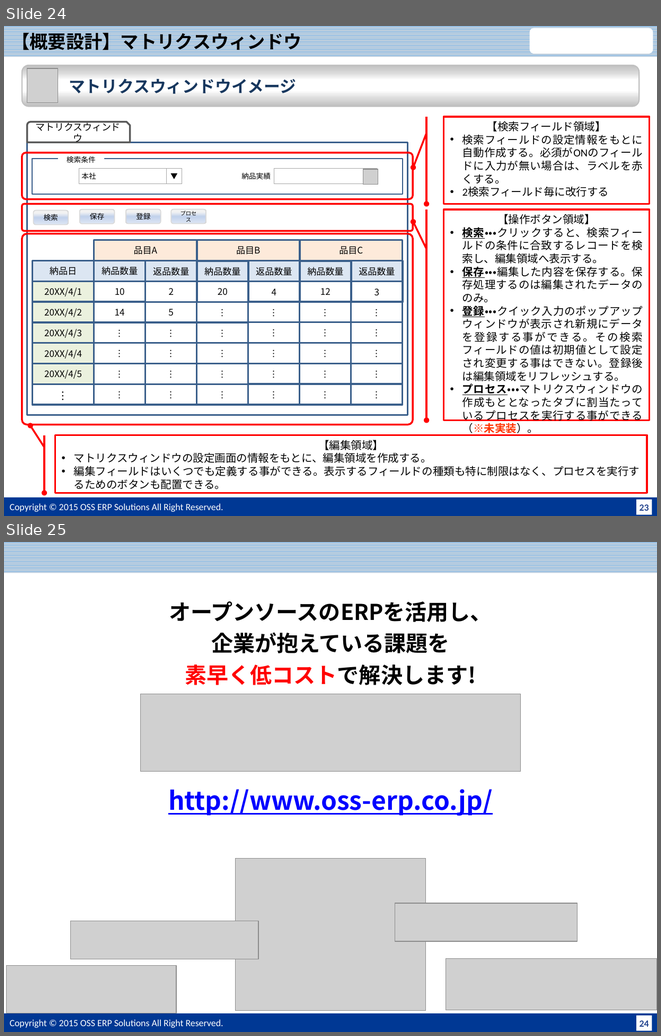
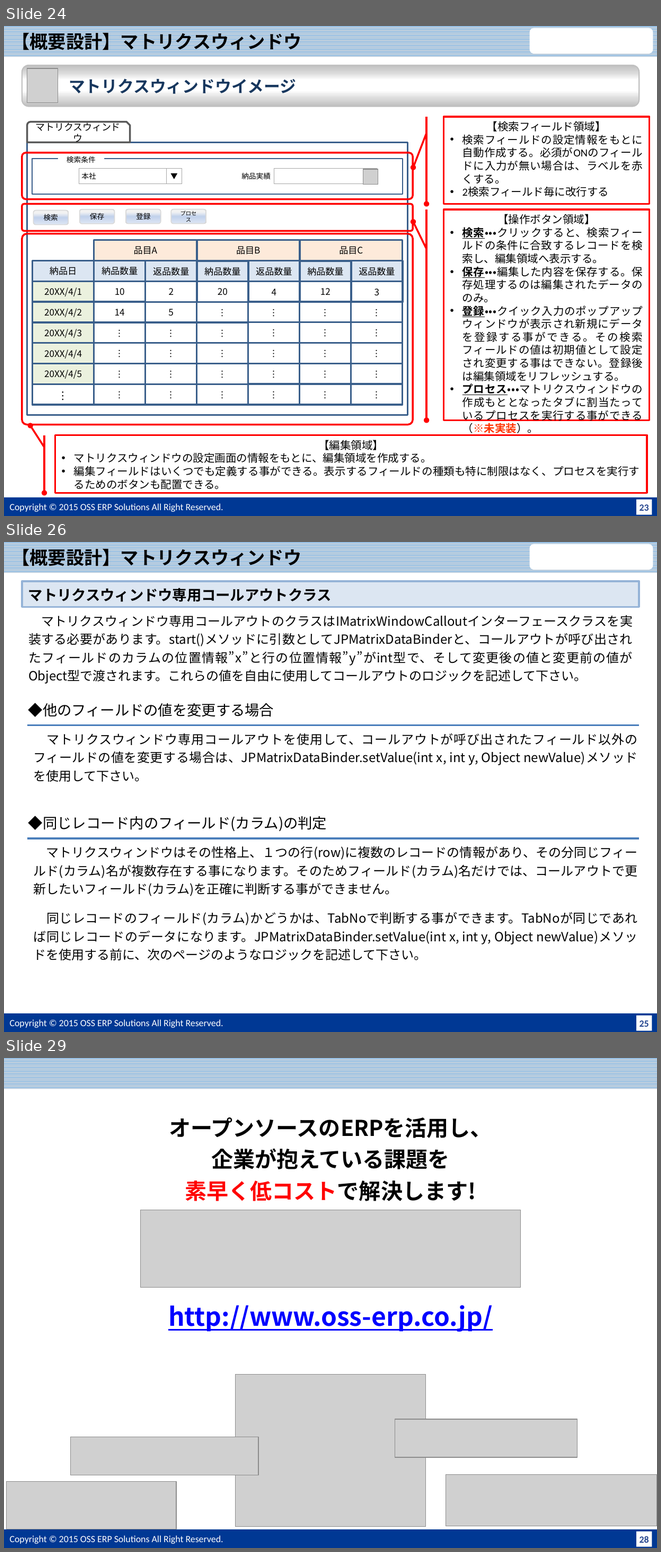
Before and after one commit to JPiere/jpiere.plugin.webui.matrixwindow, a slide deck: Doc/JPIERE-0098_MatrixWindow.pptx. Shown one above the other, each under a label of ours: slides 24 and 25 before the commit, slides 24, 26 and 29 after it; the slides between them are not shown. The pictures are 661x1036 and 661x1552 pixels, drawn with LibreOffice and Linux fonts; fonts in the diff are those of the drawing; grey boxes stand for pictures; background and template pictures are left out. Boxes give left, top, right and bottom in pixels: in the first picture for what was removed or moved away, otherwise in the second. Text is boxed around its words. In the diff, an @@ line names an element or a change of style, - is before the commit and + after.

```diff
--- a/Doc/JPIERE-0098_MatrixWindow.pptx
+++ b/Doc/JPIERE-0098_MatrixWindow.pptx
@@ slide 26 added at <box>4,542,657,1032</box>, background #FFFFFF; not listed: 5 template elements that a slide beside it also shows @@
@@ title added at <box>11,547,301,569</box>, 20 pt, text #000000, bold @@
+【概要設計】マトリクスウィンドウ
@@ rectangle added at <box>22,581,639,607</box>, fill #DCE6F2, outline #95B3D7 2 pt, 16 pt, text #000000, bold @@
+マトリクスウィンドウ専用コールアウトクラス
@@ text added at <box>28,615,633,684</box>, 14 pt, text #000000 @@
+マトリクスウィンドウ専用コールアウトのクラスはIMatrixWindowCalloutインターフェースクラスを実装する必要があります。start()メソッドに引数としてJPMatrixDataBinderと、コールアウトが呼び出されたフィールドのカラムの位置情報”x”と行の位置情報”y”がint型で、そして変更後の値と変更前の値がObject型で渡されます。これらの値を自由に使用してコールアウトのロジックを記述して下さい。
@@ text added at <box>28,703,274,717</box>, 16 pt, text #000000 @@
+◆他のフィールドの値を変更する場合
@@ line added from (27, 725) to (639, 725), #4B7EBC 2 pt @@
@@ text added at <box>34,733,637,782</box>, 14 pt, text #000000 @@
+マトリクスウィンドウ専用コールアウトを使用して、コールアウトが呼び出されたフィールド以外のフィールドの値を変更する場合は、JPMatrixDataBinder.setValue(int x, int y, Object newValue)メソッドを使用して下さい。
@@ text added at <box>28,815,327,831</box>, 16 pt, text #000000 @@
+◆同じレコード内のフィールド(カラム)の判定
@@ line added from (27, 838) to (639, 838), #4B7EBC 2 pt @@
@@ text added at <box>34,846,638,960</box>, 14 pt, text #000000 @@
+マトリクスウィンドウはその性格上、１つの行(row)に複数のレコードの情報があり、その分同じフィールド(カラム)名が複数存在する事になります。そのためフィールド(カラム)名だけでは、コールアウトで更新したいフィールド(カラム)を正確に判断する事ができません。
+同じレコードのフィールド(カラム)かどうかは、TabNoで判断する事ができます。TabNoが同じであれば同じレコードのデータになります。JPMatrixDataBinder.setValue(int x, int y, Object newValue)メソッドを使用する前に、次のページのようなロジックを記述して下さい。
@@ what was slide 25 is now slide 29 @@
@@ page number at <box>639,1536,649,1542</box>: text changed @@
-24
+28
```
Also in this commit, not shown: 3 other slides added.
